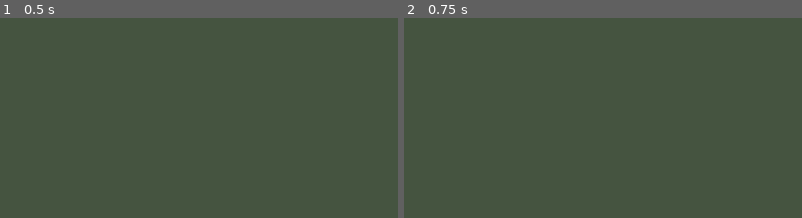
Above: before the commit, frames 1-2 (left to right).
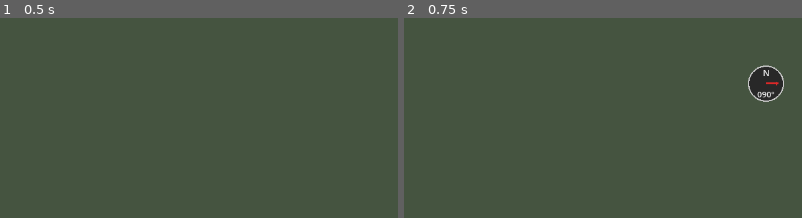
Above: after the commit, the same moments.

Repository: emehtata/roadragetaxi
Game: Godot game, scene res://main.tscn
Same seed, same stepped clock (60 frames per second), same inputs: the game is played once before the commit and once after it.
Inputs:
- Up to frame 1 (0.5 s): no input
- Up to frame 2 (0.75 s): tap Enter (phone_accept) at 0.5 s; hold D from 0.53 s (still down); tap C at 0.6 s
The pictures show only the part of the screen within x 50-100%, y 0-50%; the shares and areas given below are measured in that part.

Frame 1 is identical in both runs. In frame 2, 1.3% of the frame differs, in the area x 86-96%, y 23-42%.

Commit message:
Godot: fuel gauge, rage meter, water timer, trip; off-screen target arrow, compass
instruments.gd draws Pygame's dashboard pieces (render/hud.py): the needle
fuel gauge with reserve zone and econometer, the rage face (frames cut from
the same ragefaceatlas.png) and bar, the in-water countdown, trip and
odometer - redrawn only when a shown value changes. nav_overlay.gd draws the
screen-edge arrow to an off-screen pickup/drop-off with its distance and the
compass (C, off by default as in Pygame).

Co-Authored-By: Claude Opus 5.5 <noreply@anthropic.com>

Diff:
--- a/godot/hud.gd
+++ b/godot/hud.gd
@@ -64,5 +64,5 @@
 	elif not player.get("engine_on", true):
 		text["hint"] = "E start the engine · F get out · P phone"
 	else:
-		text["hint"] = "WASD drive · F get out · E engine · P phone · +/- zoom"
+		text["hint"] = "WASD drive · F get out · E engine · P phone · C compass · +/- zoom"
 	return text
--- /dev/null
+++ b/godot/instruments.gd
@@ -0,0 +1,131 @@
+## Dashboard instruments from the shown state, laid out and drawn as
+## Pygame's draw_hud (render/hud.py): the needle fuel gauge with its reserve
+## zone and econometer, the rage face and bar, the water countdown, and the
+## trip / odometer readout. Presentation only - every value comes from the
+## simulation. Redrawn only when a displayed value changes.
+extends Control
+
+const RAGE_ATLAS := "../src/theroadragetrip/assets/ragefaceatlas.png"  # the same image Pygame uses
+const WATER_LIMIT_S := 10.0  # main(): water_time_remaining = 10 - water_elapsed
+const RESERVE_L := 10.0
+
+var _faces: Array[Texture2D] = []
+var _font: Font
+var _shown := []  # the values last drawn
+var _state: Dictionary = {}
+
+
+func _ready() -> void:
+	mouse_filter = Control.MOUSE_FILTER_IGNORE
+	_font = ThemeDB.fallback_font
+	_faces = load_rage_faces(ProjectSettings.globalize_path("res://").path_join(RAGE_ATLAS).simplify_path())
+
+
+## The 11 face frames, cropped from the atlas as hud.py _load_rage_face_frames.
+static func load_rage_faces(path: String) -> Array[Texture2D]:
+	var faces: Array[Texture2D] = []
+	var atlas := Image.load_from_file(path)
+	if atlas == null:
+		push_warning("instruments: no rage face atlas at %s" % path)
+		return faces
+	var crops := [Rect2i(0, 80, 296, 406), Rect2i(296, 80, 296, 406), Rect2i(592, 80, 296, 406),
+		Rect2i(888, 80, 300, 406), Rect2i(1188, 80, 296, 406)]
+	var column := atlas.get_width() / 6
+	for i in 6:
+		crops.append(Rect2i(i * column, 576, column, 414))
+	for crop in crops:
+		var frame := atlas.get_region(crop)
+		var scale := minf(170.0 / frame.get_width(), 180.0 / frame.get_height())
+		frame.resize(roundi(frame.get_width() * scale), roundi(frame.get_height() * scale), Image.INTERPOLATE_BILINEAR)
+		faces.append(ImageTexture.create_from_image(frame))
+	return faces
+
+
+func show_state(state: Dictionary) -> void:
+	var player: Dictionary = state.get("player", {})
+	var values := [snappedf(player.get("fuel_l", 0.0), 0.1), roundi(state.get("rage_power", 0.0) * 100.0),
+		snappedf(state.get("water_elapsed", 0.0), 0.1), roundi(player.get("trip_m", 0.0)), roundi(player.get("odometer_m", 0.0) / 100.0),
+		snappedf(player.get("fuel_consumption_l_per_100km", 0.0), 0.1), absf(player.get("speed", 0.0)) > 0.5, size]
+	_state = state
+	if values != _shown:
+		_shown = values
+		queue_redraw()
+
+
+static func trip_text(trip_m: float, odometer_m: float) -> String:
+	var trip := "%d m" % roundi(trip_m) if trip_m < 1000.0 else "%.2f km" % (trip_m / 1000.0)
+	return "Trip: %s · Odometer: %.1f km" % [trip, odometer_m / 1000.0]
+
+
+## Needle angle (radians, screen y down) for a fuel fraction: E at the left, F at the right.
+static func dial_point(center: Vector2, fraction: float, distance: float, sweep := deg_to_rad(120.0)) -> Vector2:
+	var angle := PI * 0.5 + sweep * (0.5 - fraction)
+	return center + Vector2(cos(angle), -sin(angle)) * distance
+
+
+func _draw() -> void:
+	if _state.is_empty():
+		return
+	var player: Dictionary = _state.get("player", {})
+	_draw_fuel(Vector2(210, size.y - 100), player)
+	_draw_rage(Vector2(size.x - 190, size.y - 246), _state.get("rage_power", 0.0))
+	var water: float = _state.get("water_elapsed", 0.0)
+	if water > 0.0:
+		var text := "In water: %.1f s" % (WATER_LIMIT_S - water)
+		var text_size := _font.get_string_size(text, HORIZONTAL_ALIGNMENT_LEFT, -1, 18)
+		var box := Rect2(Vector2(size.x / 2.0 - text_size.x / 2.0 - 12.0, 78.0 - text_size.y / 2.0 - 5.0), text_size + Vector2(24, 10))
+		draw_rect(box, Color8(35, 25, 15, 225))
+		draw_rect(box, Color8(230, 120, 60), false, 2.0)
+		draw_string(_font, box.position + Vector2(12, text_size.y), text, HORIZONTAL_ALIGNMENT_LEFT, -1, 18, Color8(255, 210, 140))
+	draw_string(_font, Vector2(10, size.y - 230), trip_text(player.get("trip_m", 0.0), player.get("odometer_m", 0.0)),
+		HORIZONTAL_ALIGNMENT_LEFT, -1, 14, Color8(205, 215, 220))
+
+
+func _draw_fuel(at: Vector2, player: Dictionary) -> void:
+	var capacity := maxf(0.001, player.get("fuel_capacity_l", 50.0))
+	var fraction := clampf(player.get("fuel_l", 0.0) / capacity, 0.0, 1.0)
+	draw_rect(Rect2(at, Vector2(230, 78)), Color8(20, 25, 30, 220))
+	draw_rect(Rect2(at, Vector2(230, 78)), Color8(130, 140, 150), false, 1.0)
+	var center := at + Vector2(36, 50)
+	var radius := 30.0
+	var face := PackedVector2Array([center])
+	for step in 25:
+		face.append(dial_point(center, step / 24.0, radius, PI))
+	draw_colored_polygon(face, Color8(12, 16, 20))
+	var reserve := minf(RESERVE_L, capacity) / capacity
+	var reserve_steps := maxi(1, roundi(reserve * 24))
+	var arc := PackedVector2Array()
+	for step in reserve_steps + 1:
+		arc.append(dial_point(center, reserve * step / reserve_steps, radius - 3))
+	draw_polyline(arc, Color8(230, 55, 45), 4.0)
+	for tick in 5:
+		draw_line(dial_point(center, tick / 4.0, radius - 9), dial_point(center, tick / 4.0, radius - 2), Color8(235, 220, 170), 3.0 if tick in [0, 4] else 2.0)
+	var outline := face.duplicate()
+	outline.append(face[0])
+	draw_polyline(outline, Color8(130, 140, 150), 2.0)
+	for label in [["E", 0.0], ["F", 1.0]]:
+		var x := dial_point(center, label[1], radius - 13).x
+		draw_string(_font, Vector2(x - 4, center.y - 2), label[0], HORIZONTAL_ALIGNMENT_LEFT, -1, 12, Color8(220, 225, 215))
+	draw_line(center, dial_point(center, fraction, radius - 6), Color8(230, 65, 45), 3.0)
+	draw_circle(center, 4.0, Color8(240, 220, 170))
+	var economy := "%.1f l/100 km" % player.get("fuel_consumption_l_per_100km", 0.0) if absf(player.get("speed", 0.0)) > 0.5 \
+		else "%.1f l/h" % player.get("idle_fuel_consumption_l_per_hour", 0.0)
+	draw_string(_font, at + Vector2(74, 22), economy, HORIZONTAL_ALIGNMENT_LEFT, -1, 14, Color8(205, 215, 220))
+	draw_string(_font, at + Vector2(74, 40), "FUEL", HORIZONTAL_ALIGNMENT_LEFT, -1, 14, Color8(205, 215, 220))
+
+
+func _draw_rage(at: Vector2, rage: float) -> void:
+	var text := "Rage: %d%%" % roundi(rage * 100.0)
+	var text_size := _font.get_string_size(text, HORIZONTAL_ALIGNMENT_LEFT, -1, 16)
+	var face: Texture2D = _faces[mini(10, maxi(0, int(clampf(rage, 0.0, 1.0) * 10.0)))] if _faces.size() == 11 else null
+	var face_size := face.get_size() if face != null else Vector2.ZERO
+	var box := Rect2(at, Vector2(maxf(text_size.x, face_size.x) + 20.0, face_size.y + text_size.y + 24.0))
+	draw_rect(box, Color8(20, 25, 30, 220))
+	draw_rect(box, Color8(130, 140, 150), false, 1.0)
+	if face != null:
+		draw_texture(face, at + Vector2((box.size.x - face_size.x) / 2.0, 6.0))
+	var text_y := at.y + face_size.y + 10.0
+	draw_string(_font, Vector2(at.x + 10, text_y + text_size.y - 4), text, HORIZONTAL_ALIGNMENT_LEFT, -1, 16, Color8(255, 120, 100))
+	var bar := Rect2(at.x + 10, text_y + text_size.y + 2, box.size.x - 20, 6)
+	draw_rect(bar, Color8(45, 30, 30))
+	draw_rect(Rect2(bar.position, Vector2(bar.size.x * clampf(rage, 0.0, 1.0), bar.size.y)), Color8(220, 55, 35))
--- a/godot/main.gd
+++ b/godot/main.gd
@@ -19,6 +19,8 @@
 @onready var hud: Control = $Ui/Hud
 @onready var debug_label: Label = $Ui/Debug
 @onready var phone: Phone = $Ui/Phone
+@onready var instruments: Control = $Ui/Instruments
+@onready var nav_overlay: Control = $Ui/NavOverlay
 
 var _tick := 0
 var _states_received := 0
@@ -65,6 +67,8 @@
 				_audiotest = true
 			"--screenshot":
 				_screenshot_path = args[i + 1]
+			"--compass":
+				$Ui/NavOverlay.show_compass = true
 			"--screenshot-drive":  # with --screenshot: get in and drive this many seconds first
 				_screenshot_drive = float(args[i + 1])
 	sim.world_received.connect(_on_world)
@@ -194,7 +198,14 @@
 	audio.set_loop("rain", (0.6 if raining else 0.0) if override_rain < 0.0 else override_rain)
 	_train_loop(state)
 	hud.show_state(state)
+	instruments.show_state(state)
 	phone.show_phone(state.get("phone", {}))
+	var target: Dictionary = entities.current_target(state)
+	var target_screen := Vector2.ZERO
+	if not target.is_empty():
+		target_screen = get_viewport().get_canvas_transform() * MapMath.point(entities.origin, target["x"], target["y"])
+	var camera_world := Vector2(camera.position.x + entities.origin.x, entities.origin.y - camera.position.y)
+	nav_overlay.update_view(target, target_screen, camera_world, state["player"].get("heading", 0.0))
 	if debug_label.visible:
 		_update_debug(state)
 
--- a/godot/main.tscn
+++ b/godot/main.tscn
@@ -7,6 +7,8 @@
 [ext_resource type="Script" path="res://audio_manager.gd" id="5"]
 [ext_resource type="Script" path="res://hud.gd" id="6"]
 [ext_resource type="Script" path="res://phone.gd" id="7"]
+[ext_resource type="Script" path="res://instruments.gd" id="8"]
+[ext_resource type="Script" path="res://nav_overlay.gd" id="9"]
 
 [node name="Main" type="Node2D"]
 script = ExtResource("1")
@@ -28,6 +30,22 @@
 script = ExtResource("5")
 
 [node name="Ui" type="CanvasLayer" parent="."]
+
+[node name="Instruments" type="Control" parent="Ui"]
+layout_mode = 3
+anchors_preset = 15
+anchor_right = 1.0
+anchor_bottom = 1.0
+mouse_filter = 2
+script = ExtResource("8")
+
+[node name="NavOverlay" type="Control" parent="Ui"]
+layout_mode = 3
+anchors_preset = 15
+anchor_right = 1.0
+anchor_bottom = 1.0
+mouse_filter = 2
+script = ExtResource("9")
 
 [node name="Hud" type="Control" parent="Ui"]
 layout_mode = 3
--- /dev/null
+++ b/godot/nav_overlay.gd
@@ -0,0 +1,97 @@
+## Screen-space navigation aids from render/navigation.py: the arrow at
+## the screen edge pointing to an off-screen pickup / drop-off with its
+## distance (draw_taxi_target), and the compass (draw_compass, C toggles,
+## off by default as in Pygame). The target itself comes from the
+## simulation's state (EntityLayer.current_target); nothing is routed here.
+extends Control
+
+const EDGE_MARGIN := 130.0
+const RS := preload("res://render_style.gd")
+
+var show_compass := false
+var _font: Font
+var _target: Dictionary = {}
+var _target_screen := Vector2.ZERO  # target position on screen
+var _camera_world := Vector2.ZERO  # world metres at the screen centre
+var _heading := 0.0
+
+
+func _ready() -> void:
+	mouse_filter = Control.MOUSE_FILTER_IGNORE
+	_font = ThemeDB.fallback_font
+
+
+func _unhandled_input(event: InputEvent) -> void:
+	if event is InputEventKey and event.pressed and not event.echo and event.physical_keycode == KEY_C:
+		show_compass = not show_compass
+		queue_redraw()
+
+
+## Called each frame by main.gd: the target, where it is on screen, where
+## the camera is in the world, and the taxi's heading.
+func update_view(target: Dictionary, target_screen: Vector2, camera_world: Vector2, heading: float) -> void:
+	_target = target
+	_target_screen = target_screen
+	_camera_world = camera_world
+	_heading = heading
+	if not target.is_empty() or show_compass:
+		queue_redraw()
+
+
+## Where the edge arrow goes for a target in direction `angle` (world
+## radians, counter-clockwise from east) on a screen of `screen_size`.
+static func edge_point(angle: float, screen_size: Vector2, margin := EDGE_MARGIN) -> Vector2:
+	var direction := Vector2(cos(angle), -sin(angle))
+	var half := screen_size / 2.0 - Vector2(margin, margin)
+	var scale_x := absf(half.x / direction.x) if direction.x != 0.0 else INF
+	var scale_y := absf(half.y / direction.y) if direction.y != 0.0 else INF
+	return screen_size / 2.0 + direction * minf(scale_x, scale_y)
+
+
+static func distance_text(metres: float) -> String:
+	return "%dm" % roundi(metres) if metres < 1000.0 else "%.1fkm" % (metres / 1000.0)
+
+
+## True when the target is far enough inside the screen to be drawn in the world.
+static func on_screen(point: Vector2, screen_size: Vector2) -> bool:
+	return point.x >= 30.0 and point.x <= screen_size.x - 30.0 and point.y >= 30.0 and point.y <= screen_size.y - 30.0
+
+
+func _draw() -> void:
+	if not _target.is_empty() and not on_screen(_target_screen, size):
+		var color := RS.PICKUP if _target["is_pickup"] else RS.DROPOFF
+		var delta := Vector2(_target["x"], _target["y"]) - _camera_world
+		var angle := atan2(delta.y, delta.x)
+		var at := edge_point(angle, size)
+		var tip := at + Vector2(cos(angle), -sin(angle)) * 16.0
+		var left := at + Vector2(cos(angle + 2.5), -sin(angle + 2.5)) * 11.2
+		var right := at + Vector2(cos(angle - 2.5), -sin(angle - 2.5)) * 11.2
+		var arrow := PackedVector2Array([tip, left, right])
+		draw_colored_polygon(arrow, color)
+		draw_polyline(PackedVector2Array([tip, left, right, tip]), RS.OUTLINE, 1.0)
+		var text := "%s %s" % ["PICKUP" if _target["is_pickup"] else "DROPOFF", distance_text(delta.length())]
+		var text_size := _font.get_string_size(text, HORIZONTAL_ALIGNMENT_LEFT, -1, 14)
+		var label_y := at.y + 18.0 if at.y < size.y - 40.0 else at.y - 18.0
+		var box := Rect2(Vector2(at.x - text_size.x / 2.0 - 3.0, label_y - text_size.y / 2.0 - 2.0), text_size + Vector2(6, 4))
+		draw_rect(box, Color8(15, 15, 15, 210))
+		draw_string(_font, box.position + Vector2(3, text_size.y - 2), text, HORIZONTAL_ALIGNMENT_LEFT, -1, 14, Color.WHITE)
+	if show_compass:
+		_draw_compass(Vector2(size.x - 64.0, 145.0), 28.0)
+
+
+func _draw_compass(c: Vector2, r: float) -> void:
+	draw_circle(c, r, Color8(40, 40, 40))
+	draw_arc(c, r, 0.0, TAU, 32, Color8(200, 200, 200), 2.0)
+	draw_string(_font, c + Vector2(-5, -r + 16), "N", HORIZONTAL_ALIGNMENT_LEFT, -1, 14, Color8(240, 240, 240))
+	if not _target.is_empty():
+		var delta := Vector2(_target["x"], _target["y"]) - _camera_world
+		var t_ang := atan2(delta.y, delta.x)
+		var tip := c + Vector2(cos(t_ang), -sin(t_ang)) * (r - 4.0)
+		draw_colored_polygon(PackedVector2Array([tip, tip + Vector2(cos(t_ang + 2.5), -sin(t_ang + 2.5)) * 8.0,
+			tip + Vector2(cos(t_ang - 2.5), -sin(t_ang - 2.5)) * 8.0]), Color8(255, 215, 0))
+	var needle := c + Vector2(cos(_heading), -sin(_heading)) * (r - 8.0)
+	draw_line(c, needle, Color8(220, 40, 40), 3.0)
+	draw_colored_polygon(PackedVector2Array([needle, needle + Vector2(cos(_heading + 2.4), -sin(_heading + 2.4)) * 6.0,
+		needle + Vector2(cos(_heading - 2.4), -sin(_heading - 2.4)) * 6.0]), Color8(220, 40, 40))
+	var bearing := fposmod(90.0 - rad_to_deg(_heading), 360.0)
+	draw_string(_font, c + Vector2(-14, r - 6), "%03d°" % int(bearing), HORIZONTAL_ALIGNMENT_LEFT, -1, 13, Color8(240, 240, 240))
Not shown, added: godot/instruments.gd.uid
Not shown: 1 places in godot/main.tscn that only renumber resources
Not shown, added: godot/nav_overlay.gd.uid
